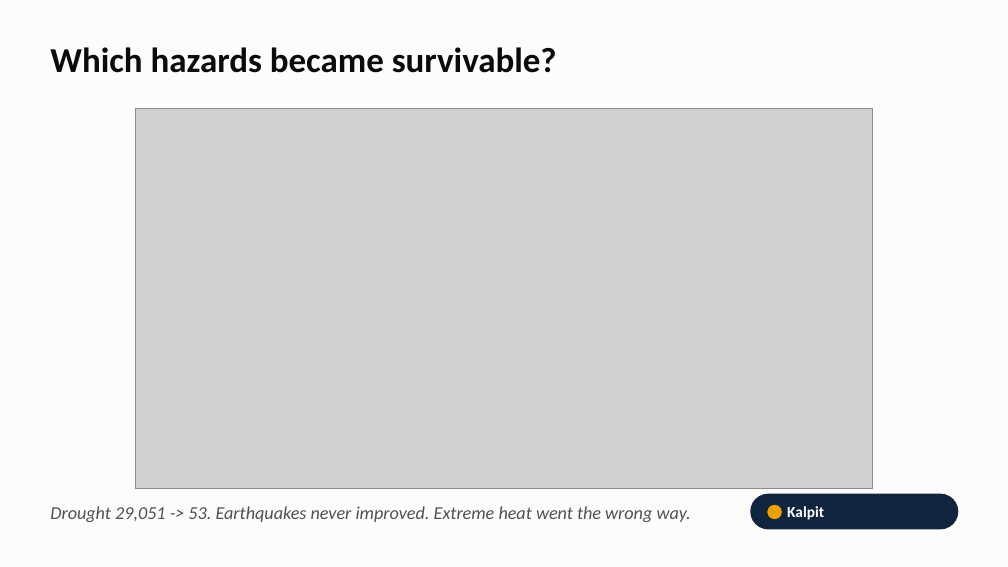
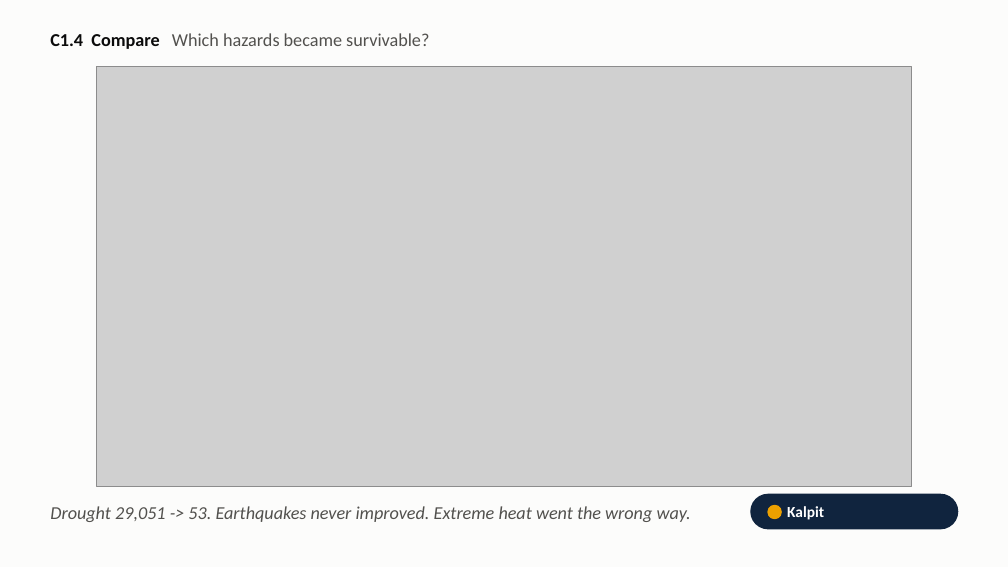
Before and after one commit to kalpitphogat/Dv_Assignment_1, a slide deck: slide 16 of slides/DAS732_A1_Video_Demo.pptx. Drawn at 1008x567 pixels with LibreOffice and Linux fonts; fonts in the diff are those of the drawing; grey boxes stand for pictures. Boxes give left, top, right and bottom in pixels: in the first picture for what was removed or moved away, otherwise in the second. Text is boxed around its words. In the diff, an @@ line names an element or a change of style, - is before the commit and + after.

```diff
--- a/slides/DAS732_A1_Video_Demo.pptx
+++ b/slides/DAS732_A1_Video_Demo.pptx
@@ text at (50, 33, 429, 49): text changed; size 25 to 13 pt; text colour #0B0B0B to #52514E; bold off @@
-Which hazards became survivable?
+C1.4 Compare Which hazards became survivable?
@@ picture: place and size @@
-picture at (135, 109, 872, 489)
+picture at (97, 67, 912, 487)
```
Also in this commit, not shown: 11 other slides changed, 24 other files.
